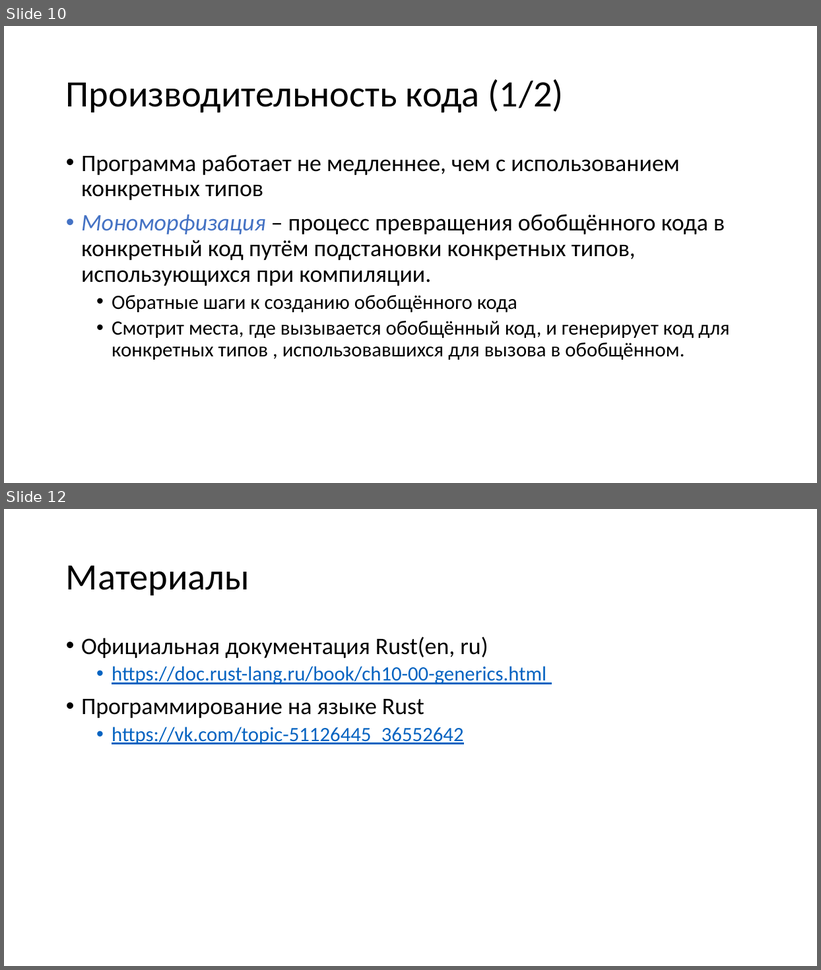
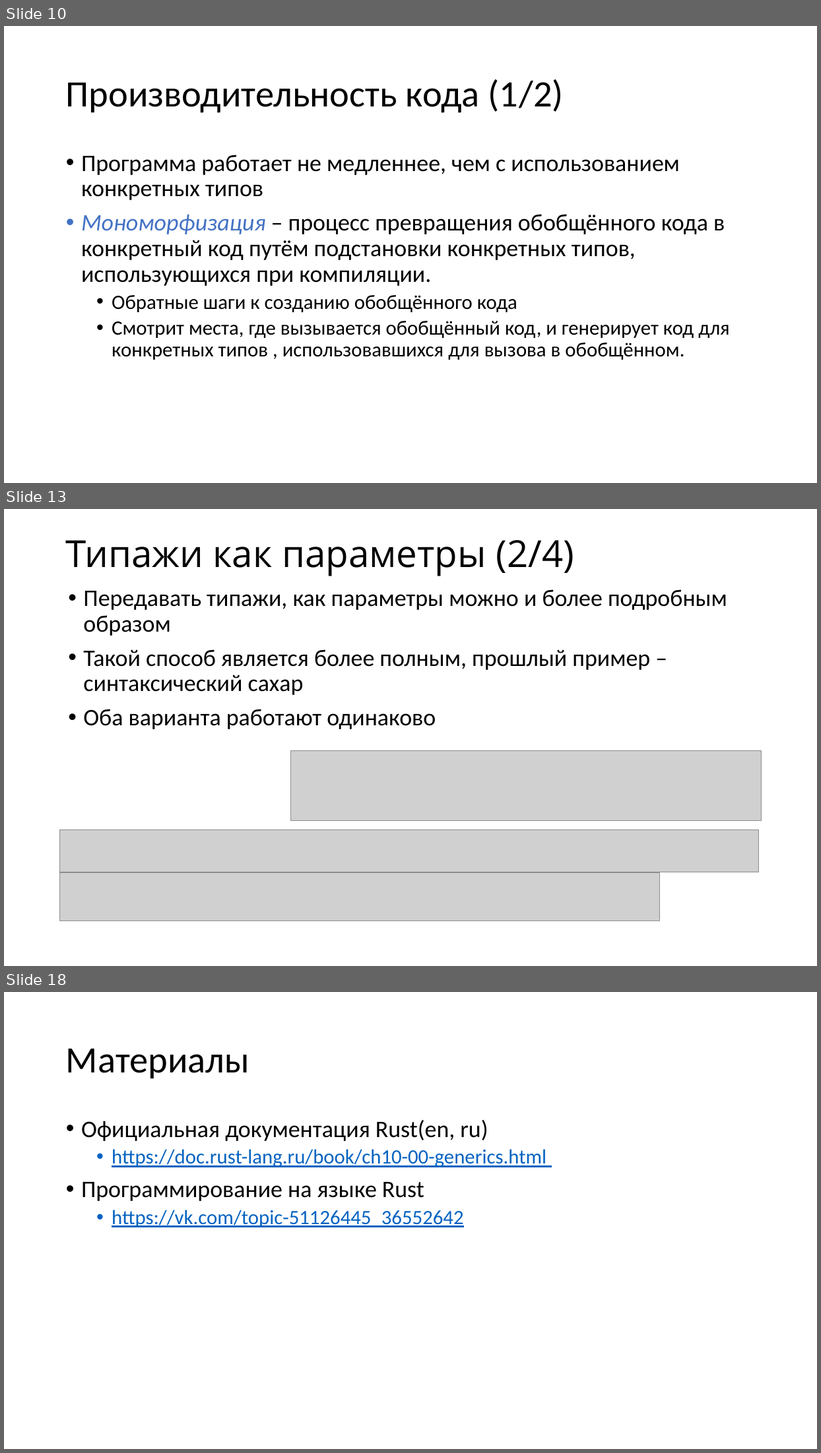
Before and after one commit to Katalien/New-programming-languages, a slide deck: reports/07_general_types/general_types.pptx. Shown one above the other, each under a label of ours: slides 10 and 12 before the commit, slides 10, 13 and 18 after it; the slides between them are not shown. The pictures are 821x970 and 821x1453 pixels, drawn with LibreOffice and Linux fonts; fonts in the diff are those of the drawing; grey boxes stand for pictures. Boxes give left, top, right and bottom in pixels: in the first picture for what was removed or moved away, otherwise in the second. Text is boxed around its words. In the diff, an @@ line names an element or a change of style, - is before the commit and + after.

```diff
--- a/reports/07_general_types/general_types.pptx
+++ b/reports/07_general_types/general_types.pptx
@@ slide 13 added at bbox=[4, 509, 817, 966], background #FFFFFF @@
@@ title added at bbox=[66, 540, 575, 576], 44 pt, text #000000 @@
+Типажи как параметры (2/4)
@@ text added at bbox=[83, 590, 727, 729], 28 pt, text #000000 @@
+• Передавать типажи, как параметры можно и более подробным образом
+• Такой способ является более полным, прошлый пример – синтаксический сахар
+• Оба варианта работают одинаково
@@ picture added at bbox=[290, 751, 761, 821] @@
@@ picture added at bbox=[60, 830, 759, 873] @@
@@ picture added at bbox=[60, 873, 660, 921] @@
@@ what was slide 12 is now slide 18 @@
```
Also in this commit, not shown: 2 slides changed, 5 other slides added, 4 other files.
